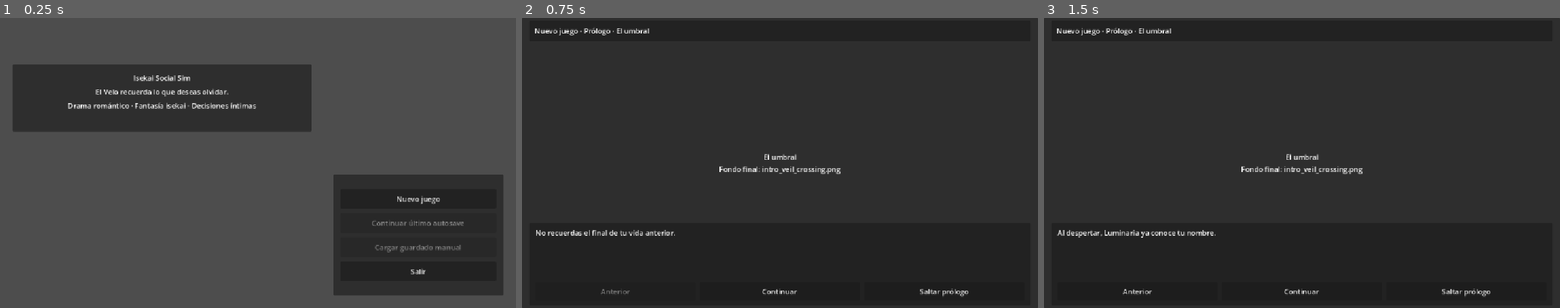
Above: before the commit, frames 1-3 (left to right).
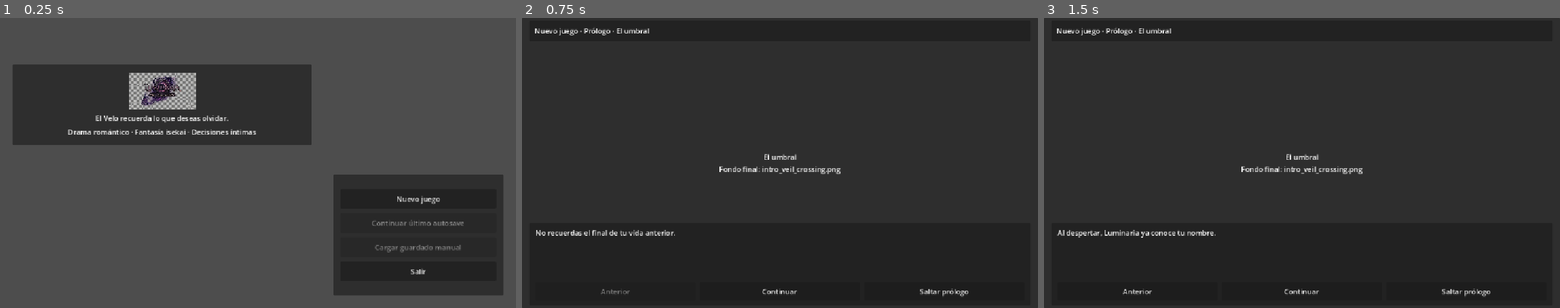
Above: after the commit, the same moments.

Repository: JoshSnowMex/isekai-novel
Game: Godot game, scene res://scenes/menu/MainMenu.tscn
Same seed, same stepped clock (60 frames per second), same inputs: the game is played once before the commit and once after it.
Inputs:
- Up to frame 1 (0.25 s): no input
- Up to frame 2 (0.75 s): click "Nuevo juego" at 0.5 s
- Up to frame 3 (1.5 s): click "Continuar" at 1.25 s

The runs differ from the first frame. In frame 1, 4.8% of the frame differs, in the area x 2-61%, y 18-44%; in frame 2, nothing differs; in frame 3, nothing differs.

Commit message:
Assets 1

Diff:
--- a/data/ui_assets.json
+++ b/data/ui_assets.json
@@ -1,7 +1,7 @@
 {
   "title_screen": {
 	"background": "res://assets/backgrounds/title_luminaria_threshold.png",
-	"logo": "res://assets/ui/title_logo_isekai_novel.png",
+	"logo": "res://assets/ui/title_logo_luminaria_cronicas_del_velo.png",
 	"fallback_title": "Isekai Novel",
 	"fallback_subtitle": "Fondo final: title_luminaria_threshold.png"
   },
--- a/scenes/menu/main_menu.gd
+++ b/scenes/menu/main_menu.gd
@@ -64,13 +64,27 @@
 	box.add_theme_constant_override("separation", 8)
 	margin.add_child(box)
 
-	var title_label: Label = Label.new()
-	title_label.text = DataManager.game_config.get("game_title", "Isekai Novel")
-	title_label.size_flags_horizontal = Control.SIZE_EXPAND_FILL
-	title_label.horizontal_alignment = HORIZONTAL_ALIGNMENT_CENTER
-	title_label.vertical_alignment = VERTICAL_ALIGNMENT_CENTER
-	title_label.autowrap_mode = TextServer.AUTOWRAP_WORD_SMART
-	box.add_child(title_label)
+	var title_ui: Dictionary = DataManager.get_title_screen_ui()
+	var logo_path: String = str(title_ui.get("logo", ""))
+	var logo_texture: Texture2D = VisualAsset.load_texture(logo_path)
+
+	if logo_texture != null:
+		var logo_rect: TextureRect = TextureRect.new()
+		logo_rect.texture = logo_texture
+		logo_rect.expand_mode = TextureRect.EXPAND_FIT_WIDTH_PROPORTIONAL
+		logo_rect.stretch_mode = TextureRect.STRETCH_KEEP_ASPECT_CENTERED
+		logo_rect.custom_minimum_size = Vector2(1, 82)
+		logo_rect.size_flags_horizontal = Control.SIZE_EXPAND_FILL
+		logo_rect.size_flags_vertical = Control.SIZE_EXPAND_FILL
+		box.add_child(logo_rect)
+	else:
+		var title_label: Label = Label.new()
+		title_label.text = DataManager.game_config.get("game_title", "Luminaria: Crónicas del Velo")
+		title_label.size_flags_horizontal = Control.SIZE_EXPAND_FILL
+		title_label.horizontal_alignment = HORIZONTAL_ALIGNMENT_CENTER
+		title_label.vertical_alignment = VERTICAL_ALIGNMENT_CENTER
+		title_label.autowrap_mode = TextServer.AUTOWRAP_WORD_SMART
+		box.add_child(title_label)
 
 	subtitle_label = Label.new()
 	subtitle_label.text = "El Velo recuerda lo que deseas olvidar."
Binary file added: assets/backgrounds/title_luminaria_threshold.png
Not shown, added: assets/backgrounds/title_luminaria_threshold.png.import
Binary file added: assets/ui/title_logo_luminaria_cronicas_del_velo.png
Not shown, added: assets/ui/title_logo_luminaria_cronicas_del_velo.png.import
Binary file changed: ejemplo.png
